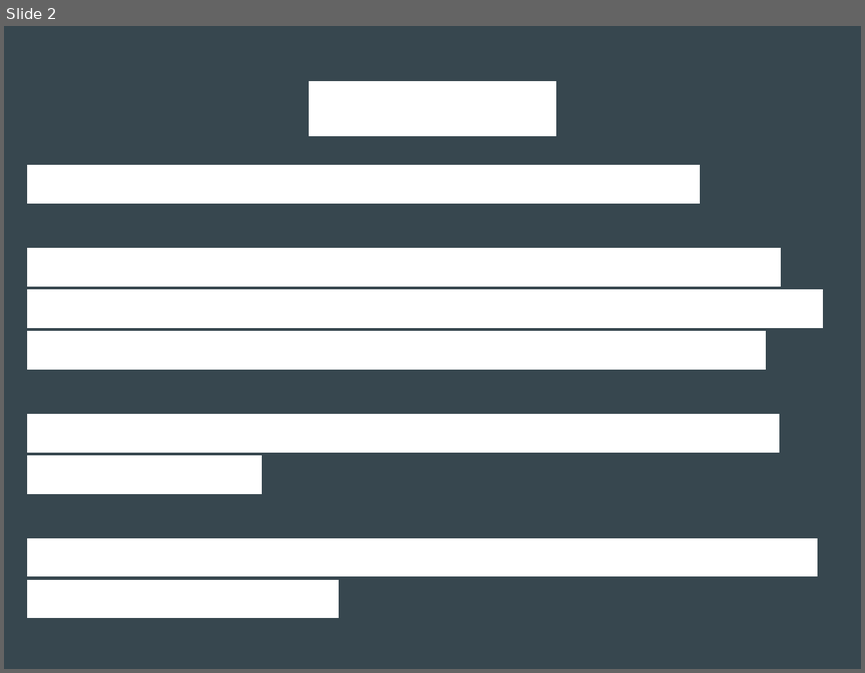
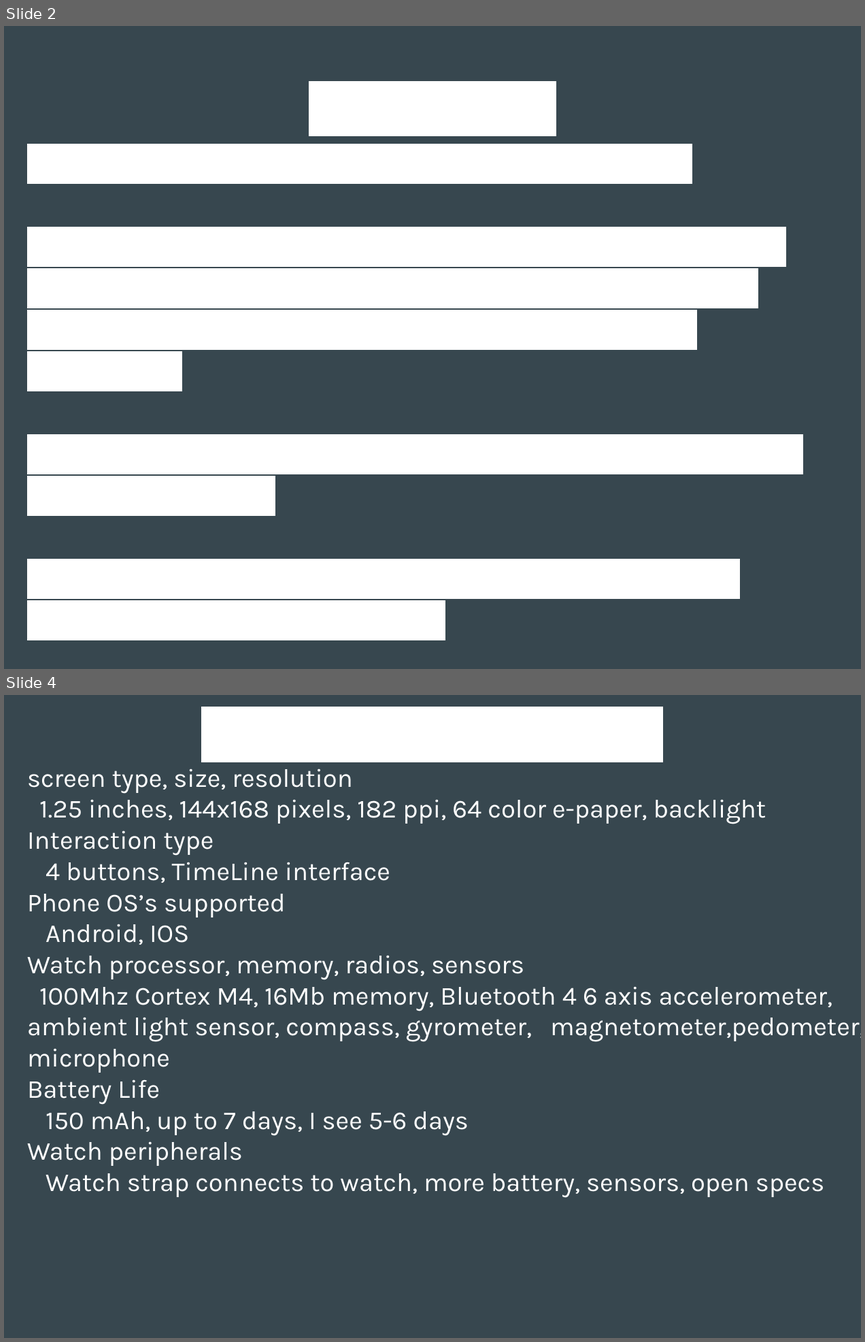
Before and after one commit to kentarchie/PebbleUniforumTalk, a slide deck: PebbleDevTalk.odp. Shown one above the other, each under a label of ours: slide 2 before the commit, slides 2 and 4 after it; the slides between them are not shown. The pictures are 865x673 and 865x1342 pixels, drawn with LibreOffice and Linux fonts; fonts in the diff are those of the drawing. Boxes give left, top, right and bottom in pixels: in the first picture for what was removed or moved away, otherwise in the second. Text is boxed around its words. In the diff, an @@ line names an element or a change of style, - is before the commit and + after.

```diff
--- a/PebbleDevTalk.odp
+++ b/PebbleDevTalk.odp
@@ slide 4 added at (4,695,861,1338), background #37474F @@
@@ title added at (201,701,662,763), 44 pt, text #FFFFFF @@
+Pebble Time Features
@@ text added at (27,768,861,1198), 24 pt, text #FFFFFF @@
+screen type, size, resolution
+1.25 inches, 144x168 pixels, 182 ppi, 64 color e-paper, backlight
+Interaction type
+4 buttons, TimeLine interface
+Phone OS’s supported
+Android, IOS
+Watch processor, memory, radios, sensors
+100Mhz Cortex M4, 16Mb memory, Bluetooth 4 6 axis accelerometer, ambient light sensor, compass, gyrometer, magnetometer,pedometer, microphone
+Battery Life
+150 mAh, up to 7 days, I see 5-6 days
+Watch peripherals
+Watch strap connects to watch, more battery, sensors, open specs
@@ slide 2 changed as well @@
@@ subtitle "I am a software developer ...": place and size @@
-subtitle "I am a software developer ..." at (27,165,821,618)
+subtitle "I am a software developer ..." at (27,140,802,641)
@@ subtitle "I am a software developer ..." at (27,140,802,641): font Arial to Karla @@
```
Also in this commit, not shown: 1 other slide changed, 6 other slides added.
